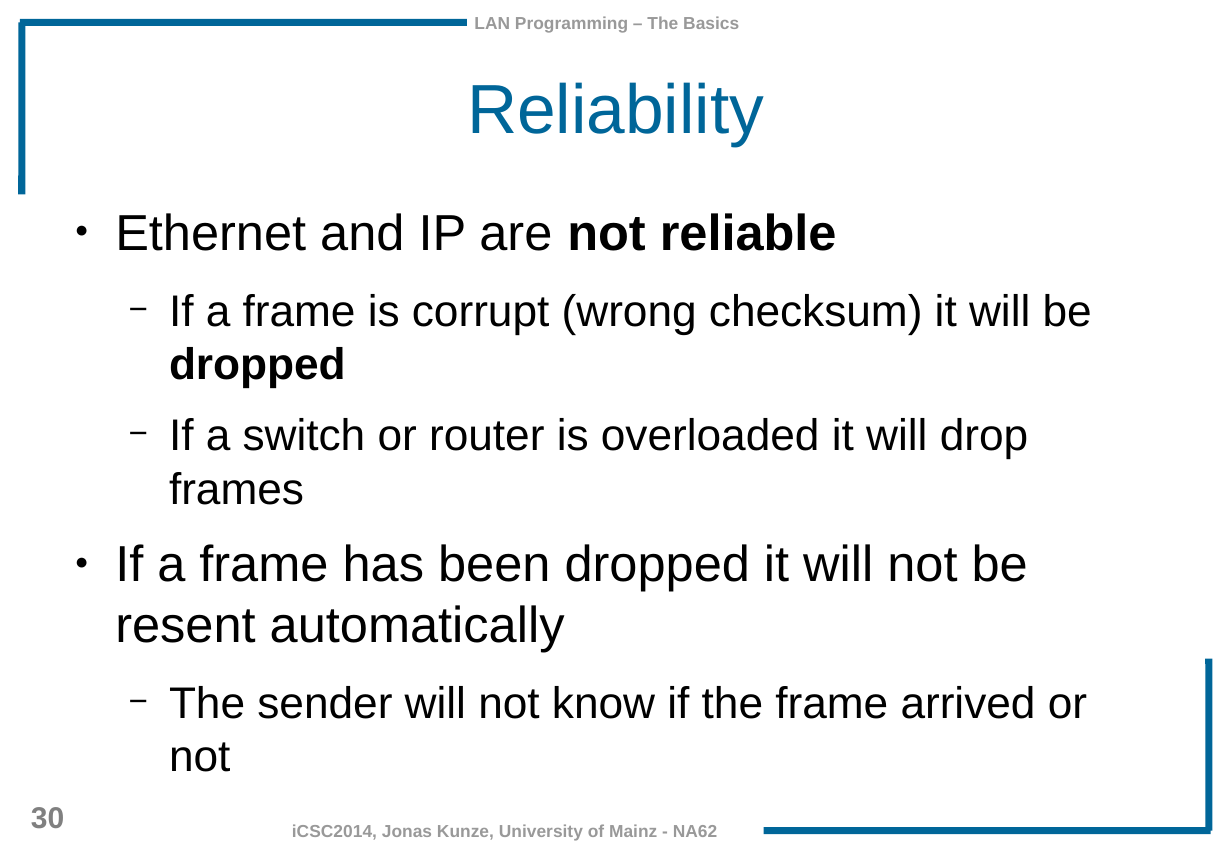
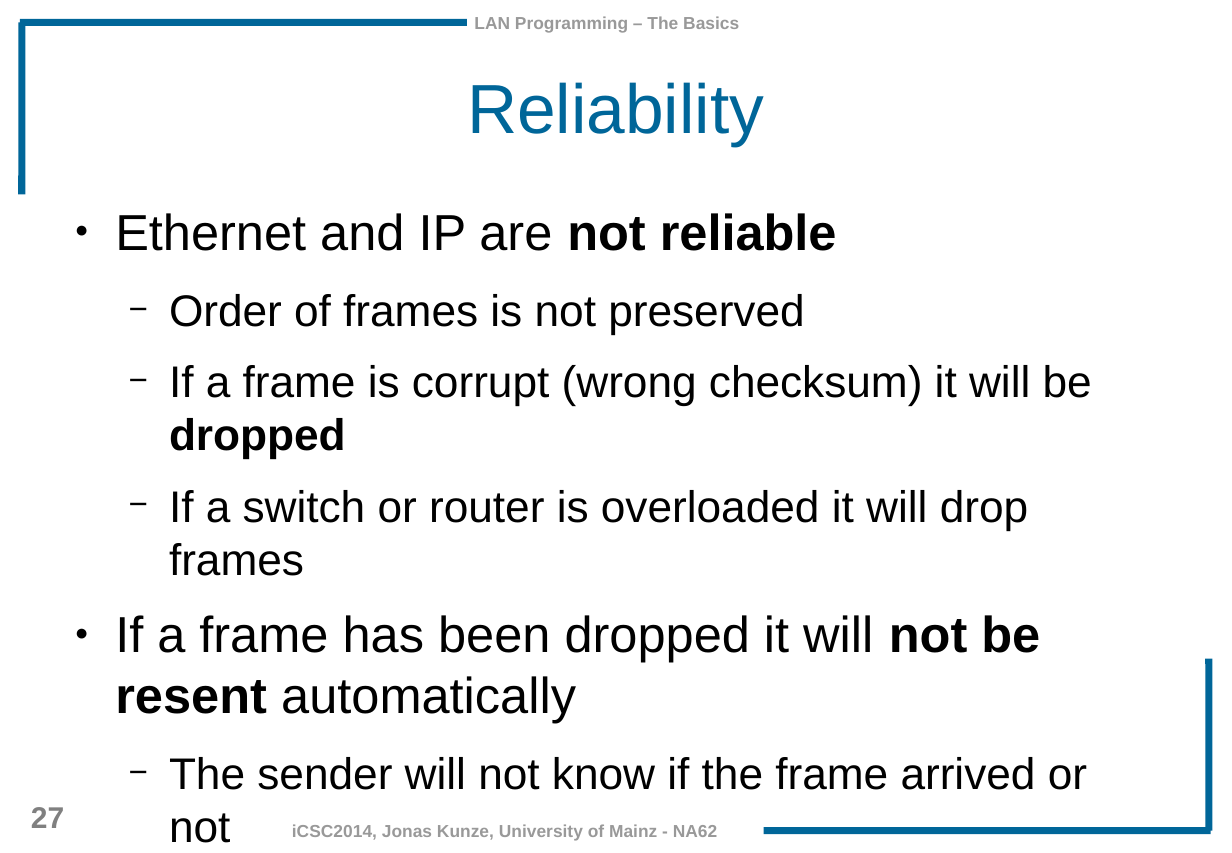
Before and after one commit to JonasKunze/icsc2014, a slide deck: slide 27 of iCSC-2014-LAN_Programming_Basics.odp (slide 30 before the commit). Drawn at 1232x853 pixels with LibreOffice and Linux fonts; fonts in the diff are those of the drawing; background and template pictures are left out. Boxes give left, top, right and bottom in pixels: in the first picture for what was removed or moved away, otherwise in the second. Text is boxed around its words. In the diff, an @@ line names an element or a change of style, - is before the commit and + after.

```diff
--- a/iCSC-2014-LAN_Programming_Basics.odp
+++ b/iCSC-2014-LAN_Programming_Basics.odp
@@ text at (169, 294, 804, 335): paragraph added @@
+  − Order of frames is not preserved
@@ text at (115, 615, 1040, 722): bold on in "not be resent" @@
@@ page number at (31, 807, 64, 828): text changed @@
-30
+27
```
Also in this commit, not shown: 8 other slides changed, 2 slides added, 5 slides removed, 2 other files.
